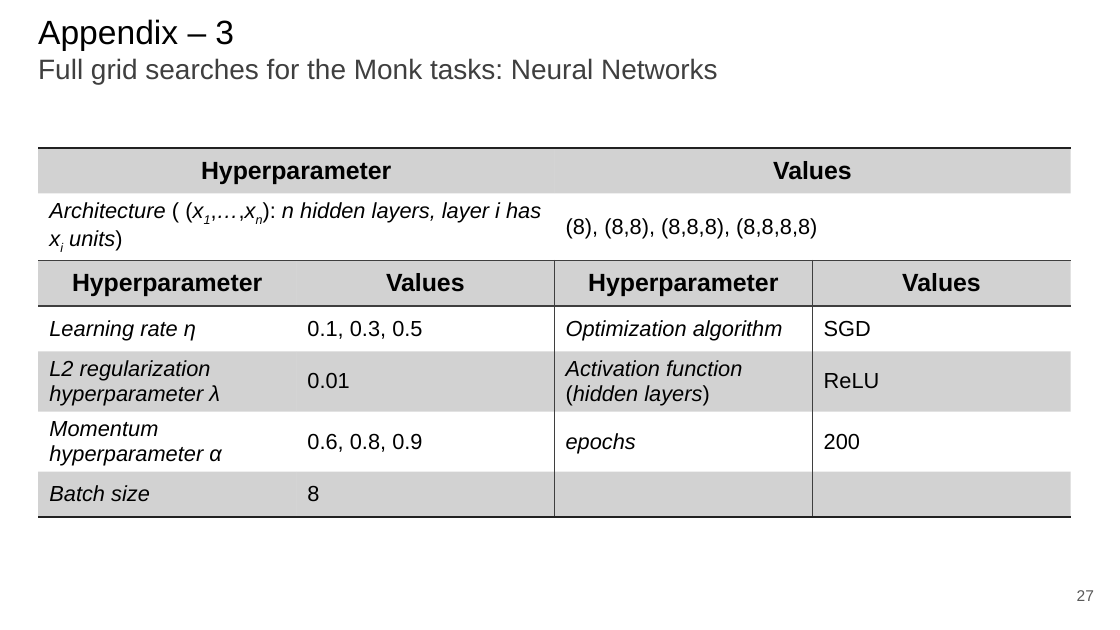
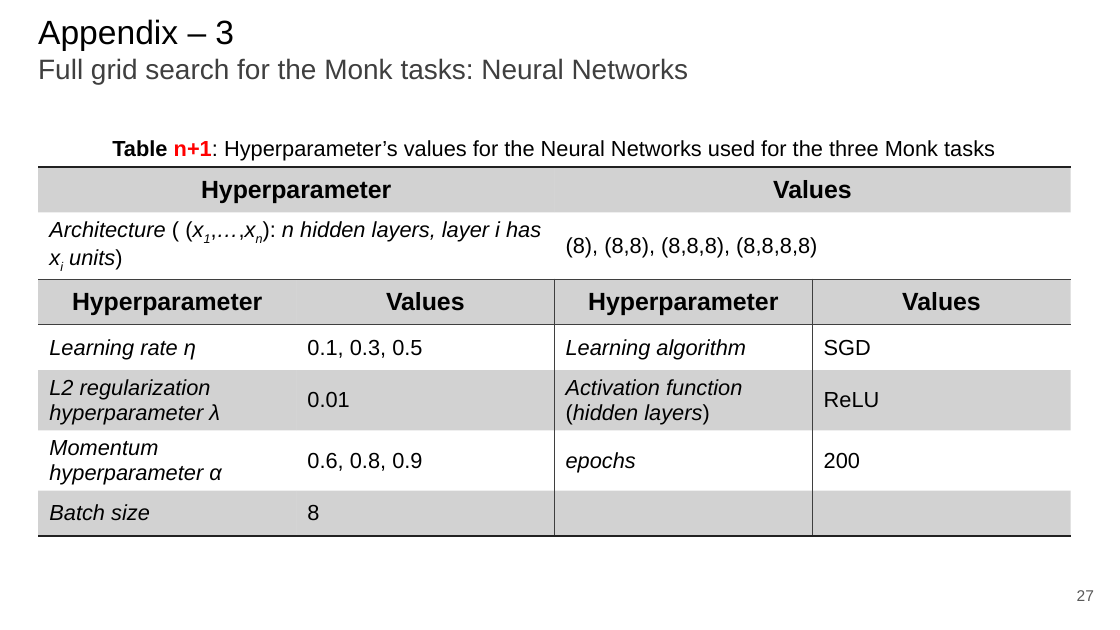
Before and after one commit to paolo-junior-mollica/machine-learning-project, a slide deck: slide 27 of relazione/ML-2023-PRJ-Slides-Demo.pptx. Drawn at 1120x630 pixels with LibreOffice and Linux fonts; fonts in the diff are those of the drawing. Boxes give left, top, right and bottom in pixels: in the first picture for what was removed or moved away, otherwise in the second. Text is boxed around its words. In the diff, an @@ line names an element or a change of style, - is before the commit and + after.

Commit message:
Added MONK to presentation (with troubled plots & data)

```diff
--- a/relazione/ML-2023-PRJ-Slides-Demo.pptx
+++ b/relazione/ML-2023-PRJ-Slides-Demo.pptx
@@ title at (38, 19, 689, 84): text changed @@
-Appendix – 3
-Full grid searches for the Monk tasks: Neural Networks
+Appendix – 3
+Full grid search for the Monk tasks: Neural Networks
@@ text added at (112, 140, 995, 161), 14 pt, text #000000 @@
+Table n+1: Hyperparameter’s values for the Neural Networks used for the three Monk tasks
@@ table at (38, 167, 1068, 539) @@
-row 4, column 3: Optimization algorithm
+row 4, column 3: Learning algorithm
@@ table: place and size @@
-table at (38, 148, 1068, 520)
+table at (38, 167, 1068, 539)
```
Also in this commit, not shown: 10 other slides changed, 4 slides added, 2 slides removed.
